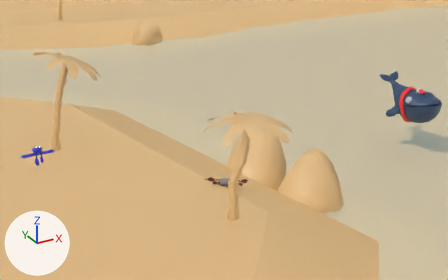
The Blender file MASTER/MASTER PLAYA Escena faltante entre escena v2 y la banda se presenta.blend: old version first, new version second.
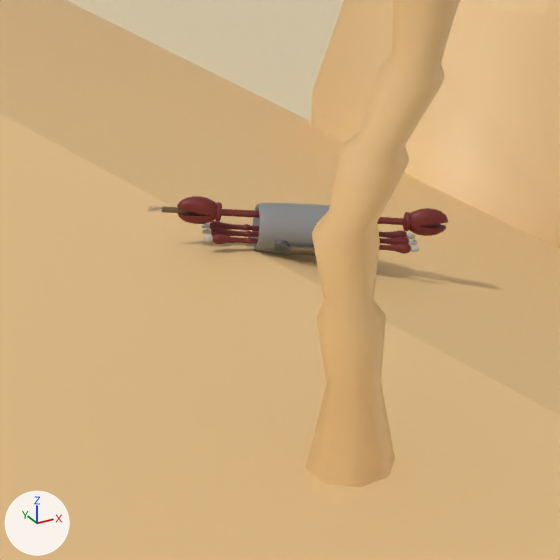
Each version is shown from a camera (50 mm lens) standing at (65.8, -73.4, 38.3) and looking at (102.0, -7.7, 5.4), then close up on the part from 41% to 59% of the width and 53% to 83% of the height. Arrows for +X, +Y and +Z are at lower left; the lights stay in place.

The first close-up shows 'Collection', 'Escenario_Playa'.
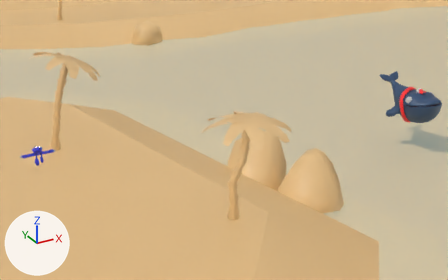
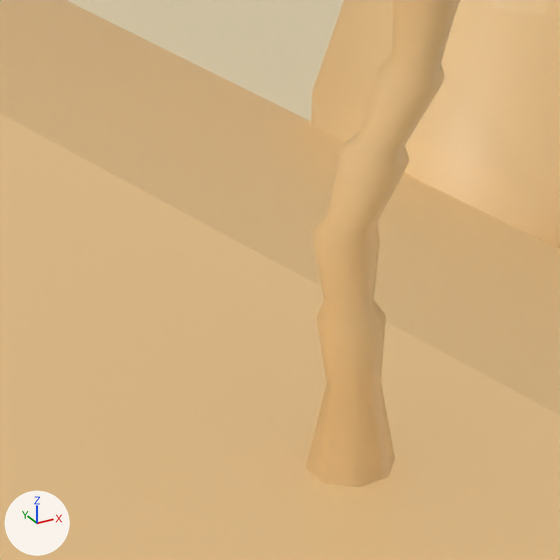
Commit message: Jorito escena faltante con guacharaco

Where the change shows, as pixel boxes (x1, y1, x2, y2) in the close-ups (560 x 560 px):
'Collection', deleted
    before: (148, 196, 448, 256)

The change, as a diff of the scene's bpy script:
```diff
--- a/MASTER/MASTER PLAYA Escena faltante entre escena v2 y la banda se presenta.blend.py
+++ b/MASTER/MASTER PLAYA Escena faltante entre escena v2 y la banda se presenta.blend.py
@@ ob_collection @@
-ob_collection = bpy.data.objects.new('Collection', None)
-ob_collection.location = (101.33, -9.77, -0.26)
-ob_collection.rotation_euler = (0.013, -0.117, 2.755)  # degrees (0.7, -6.7, 158)
-ob_collection.scale = (0.205, 0.205, 0.205)
-ob_collection.instance_type = 'COLLECTION'
-ob_collection.instance_collection = col_collection_002
@@ ob_ch_guacharaco @@
-ob_ch_guacharaco = bpy.data.objects.new('CH.Guacharaco', me_cube_010)
-ob_ch_guacharaco.location = (0.0, 0.0, 0.0)
@@ ob_cube_020 @@
-ob_cube_020 = bpy.data.objects.new('Cube.020', me_cube_057)
-ob_cube_020.location = (14.93, -0.00837, 3.817)
-ob_cube_020.scale = (0.796, 0.0227, 0.0227)
```
